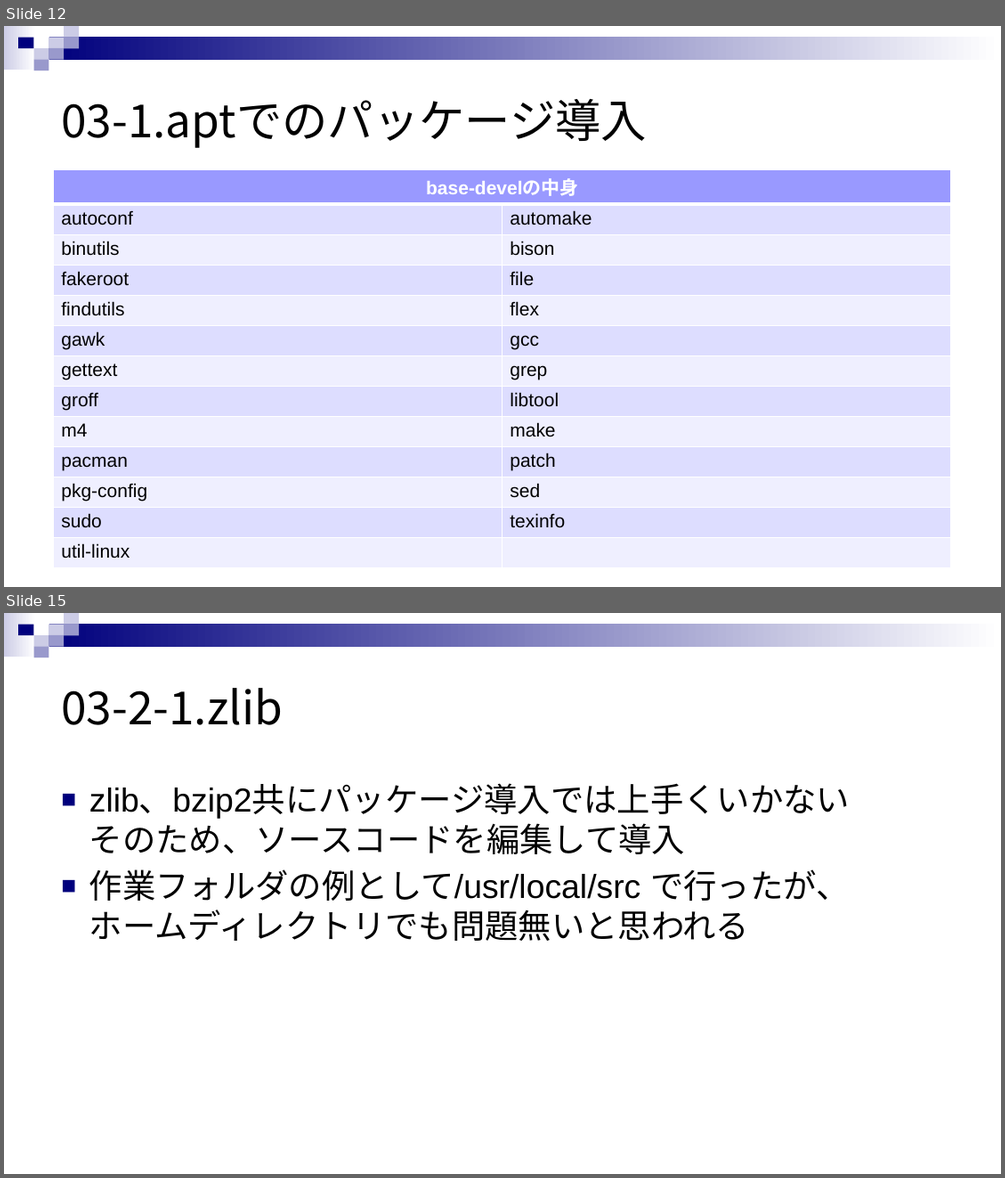
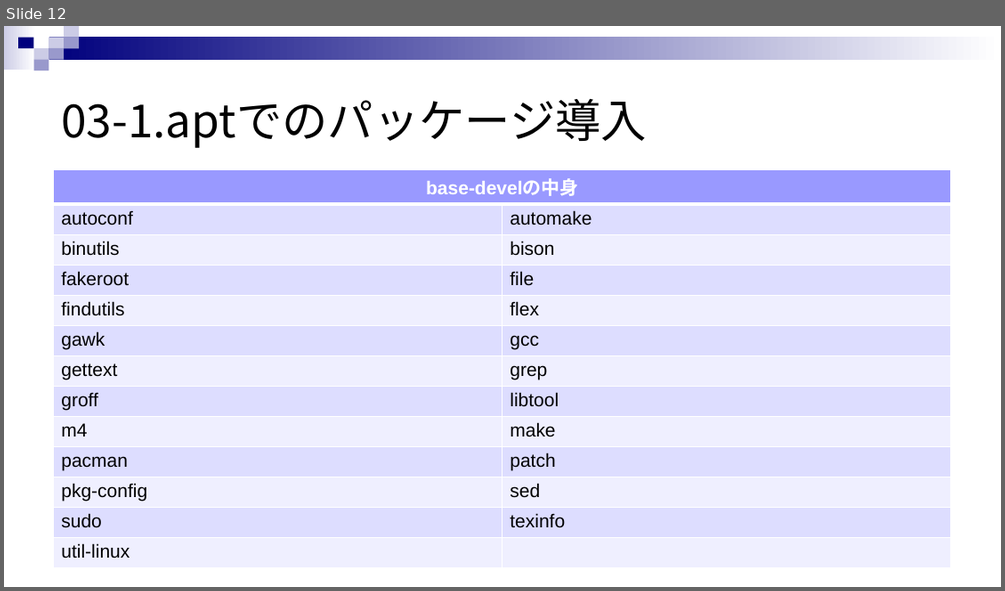
Before and after one commit to rensuke/SIMUonWSL, a slide deck: RE_SIMU_ON_WSL.pptx. Shown one above the other, each under a label of ours: slides 12 and 15 before the commit, slide 12 after it; the slides between them are not shown. The pictures are 1005x1178 and 1005x591 pixels, drawn with LibreOffice and Linux fonts; fonts in the diff are those of the drawing. Boxes give left, top, right and bottom in pixels: in the first picture for what was removed or moved away, otherwise in the second. Text is boxed around its words. In the diff, an @@ line names an element or a change of style, - is before the commit and + after.

Commit message:
スライド追記（bzip2途中まで）、zlibのワード側表記修正

```diff
--- a/RE_SIMU_ON_WSL.pptx
+++ b/RE_SIMU_ON_WSL.pptx
@@ slide 15 removed at (4, 613, 1001, 1174), background #FFFFFF; not listed: 9 template elements that a slide beside it also shows @@
@@ title removed at (61, 688, 283, 725) @@
-03-2-1.zlib
@@ text removed at (89, 786, 850, 941) @@
-■ zlib、bzip2共にパッケージ導入では上手くいかない
-  そのため、ソースコードを編集して導入
-■ 作業フォルダの例として/usr/local/src で行ったが、
-  ホームディレクトリでも問題無いと思われる
```
Also in this commit, not shown: 3 slides changed, 4 slides added, 1 other file.
